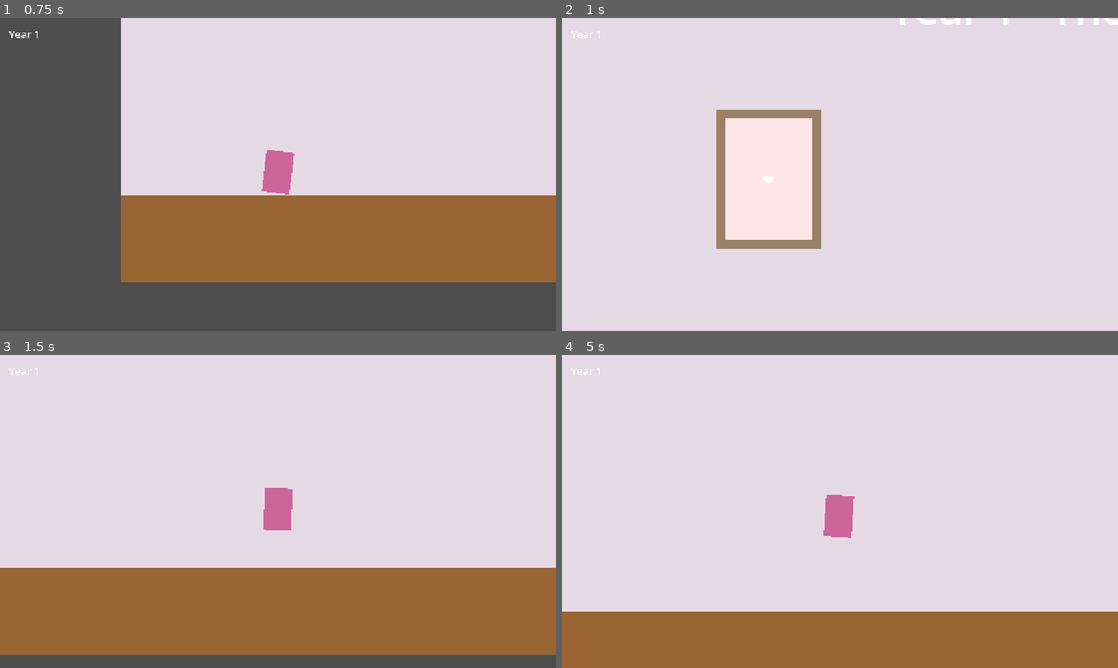
Above: before the commit, frames 1-4 (two rows, left to right).
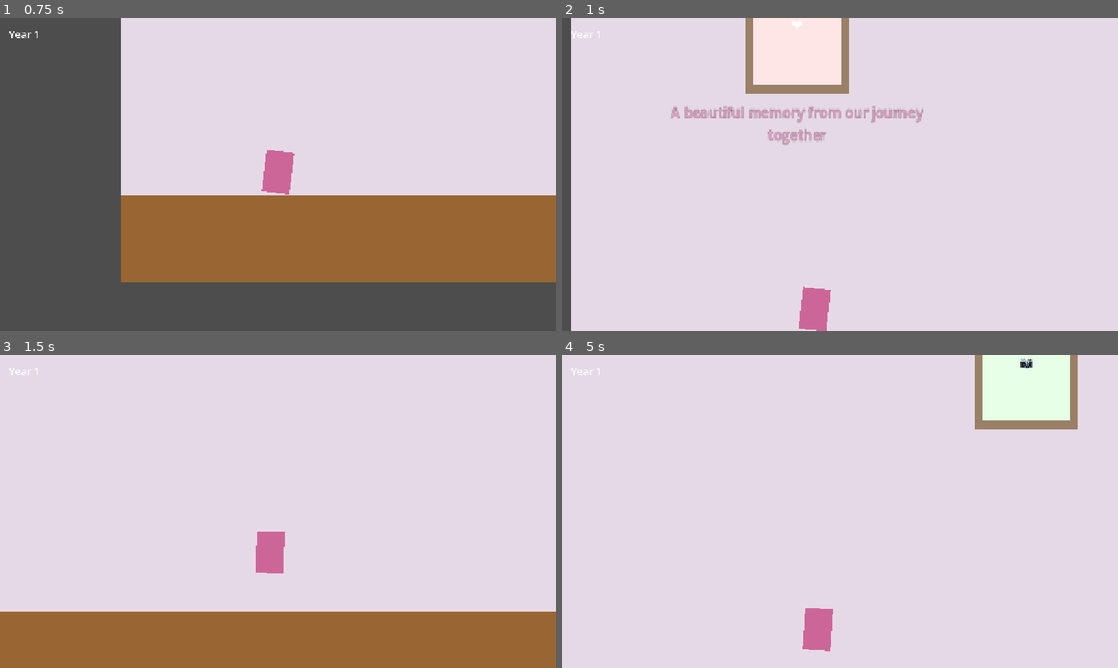
Above: after the commit, the same moments.

Repository: lasse-byte/anniversary-game
Game: Godot game, scene res://main.tscn
The game is run twice, just before and just after one commit, with the same random seed, the same clock (stepped at 60 frames per second) and the same inputs.
Inputs:
- Up to frame 1 (0.75 s): hold D (move_right) from 0.53 s (still down)
- Up to frame 2 (1 s): keep holding D (move_right); tap Space (ui_accept) at 0.77 s
- Up to frame 3 (1.5 s): keep holding D (move_right)
- Up to frame 4 (5 s): tap Space (ui_accept) at 1.52, 3.02, 3.77, 4.52 s; release D (move_right) at 2.03 s; hold A (move_left) 2.03-2.78 s; hold D (move_right) 2.78-4.28 s; hold A (move_left) from 4.28 s (still down)

Frame 1 is identical in both runs. In frame 2, 16% of the frame differs, in the area x 0-100%, y 0-100%; in frame 3, 19%; in frame 4, 23%.

Commit message:
Move description text under frame and slow down animations
Co-authored-by: lasse-byte <257569380+lasse-byte@users.noreply.github.com>

Diff:
--- a/picture_frame.gd
+++ b/picture_frame.gd
@@ -1,4 +1,14 @@
 extends ColorRect
+
+# HOW TO ADJUST DESCRIPTION TEXT POSITION:
+# 1. Open picture_frame.tscn in Godot
+# 2. Select the "DescriptionText" node in the scene tree
+# 3. In the Inspector panel, modify these Layout properties:
+#    - offset_top: Controls vertical position (higher = further down)
+#    - offset_left: Controls left edge position
+#    - offset_right: Controls right edge position
+# 4. Current values: offset_top=170, offset_left=-100, offset_right=220
+#    Example: Change offset_top to 190 to move text further down
 
 @export var description_text: String = "A beautiful memory from our journey together"
 
@@ -99,11 +109,11 @@
 	if fade_tween:
 		fade_tween.kill()
 
-	# Create new tween for fade in
+	# Create new tween for fade in (1.5 seconds for slower fade)
 	fade_tween = create_tween()
 	fade_tween.set_ease(Tween.EASE_OUT)
 	fade_tween.set_trans(Tween.TRANS_CUBIC)
-	fade_tween.tween_property(description_label, "modulate:a", 1.0, 0.5)
+	fade_tween.tween_property(description_label, "modulate:a", 1.0, 1.5)
 
 func fade_out_description_text():
 	if not description_label:
--- a/picture_frame.tscn
+++ b/picture_frame.tscn
@@ -67,9 +67,9 @@
 [node name="DescriptionText" type="Label" parent="."]
 modulate = Color(1, 1, 1, 0)
 offset_left = -100.0
-offset_top = 520.0
+offset_top = 170.0
 offset_right = 220.0
-offset_bottom = 560.0
+offset_bottom = 210.0
 theme_override_colors/font_color = Color(1, 0.412, 0.706, 1)
 theme_override_colors/font_outline_color = Color(0, 0, 0, 1)
 theme_override_constants/outline_size = 3
--- a/player.gd
+++ b/player.gd
@@ -64,7 +64,7 @@
 	viewing_frame = true
 	current_frame = frame
 
-	# Smoothly move camera to frame
+	# Smoothly move camera to frame (1.5 seconds for slower movement)
 	var tween = create_tween()
 	tween.set_ease(Tween.EASE_OUT)
 	tween.set_trans(Tween.TRANS_CUBIC)
@@ -77,17 +77,17 @@
 
 	# Calculate offset needed (frame position - player position)
 	var offset = frame_global_pos - global_position
-	tween.tween_property(camera, "offset", offset, 0.5)
+	tween.tween_property(camera, "offset", offset, 1.5)
 
 func exit_frame_view():
 	viewing_frame = false
 	current_frame = null
 
-	# Return camera to player
+	# Return camera to player (1.5 seconds for slower movement)
 	var tween = create_tween()
 	tween.set_ease(Tween.EASE_OUT)
 	tween.set_trans(Tween.TRANS_CUBIC)
-	tween.tween_property(camera, "offset", Vector2.ZERO, 0.5)
+	tween.tween_property(camera, "offset", Vector2.ZERO, 1.5)
 
 func add_nearby_frame(frame: Control):
 	if frame not in nearby_frames:
Not shown, added: DESCRIPTION_TEXT_POSITIONING_GUIDE.md
